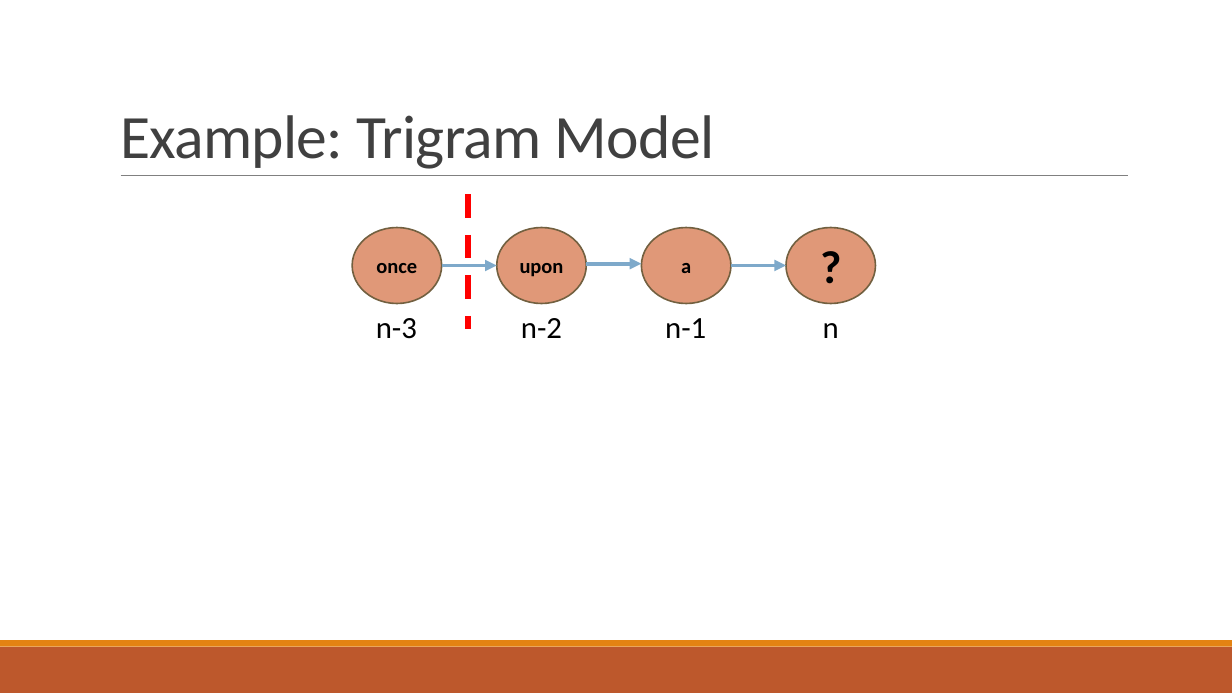
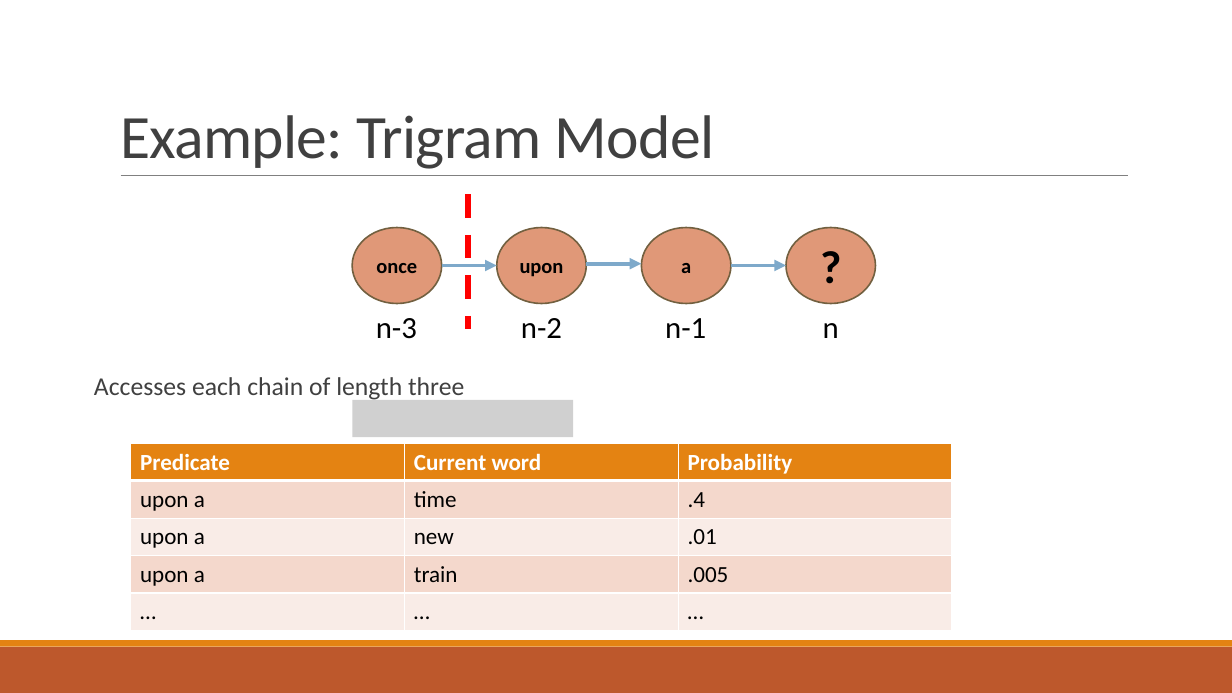
Before and after one commit to jburge/NLP, a slide deck: slide 3 of NLP/NLP.pptx. Drawn at 1232x693 pixels with LibreOffice and Linux fonts; fonts in the diff are those of the drawing; grey boxes stand for pictures. Boxes give left, top, right and bottom in pixels: in the first picture for what was removed or moved away, otherwise in the second. Text is boxed around its words. In the diff, an @@ line names an element or a change of style, - is before the commit and + after.

```diff
--- a/NLP/NLP.pptx
+++ b/NLP/NLP.pptx
@@ text added at [94, 377, 464, 401], 20 pt, text #404040 @@
+  Accesses each chain of length three
@@ picture added at [353, 400, 574, 437] @@
@@ table added at [131, 444, 952, 630], 5 rows, 3 columns @@
+Predicate | Current word | Probability
+upon a | time | .4
+upon a | new | .01
+upon a | train | .005
+… | … | …
```
Also in this commit, not shown: 1 other slide changed, 5 other files.
